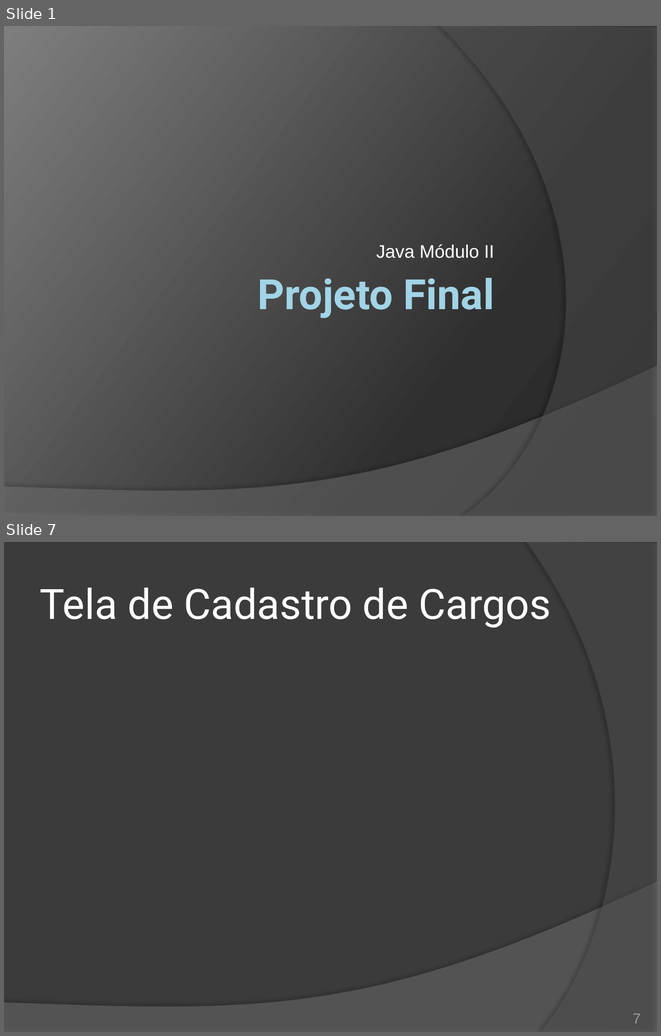
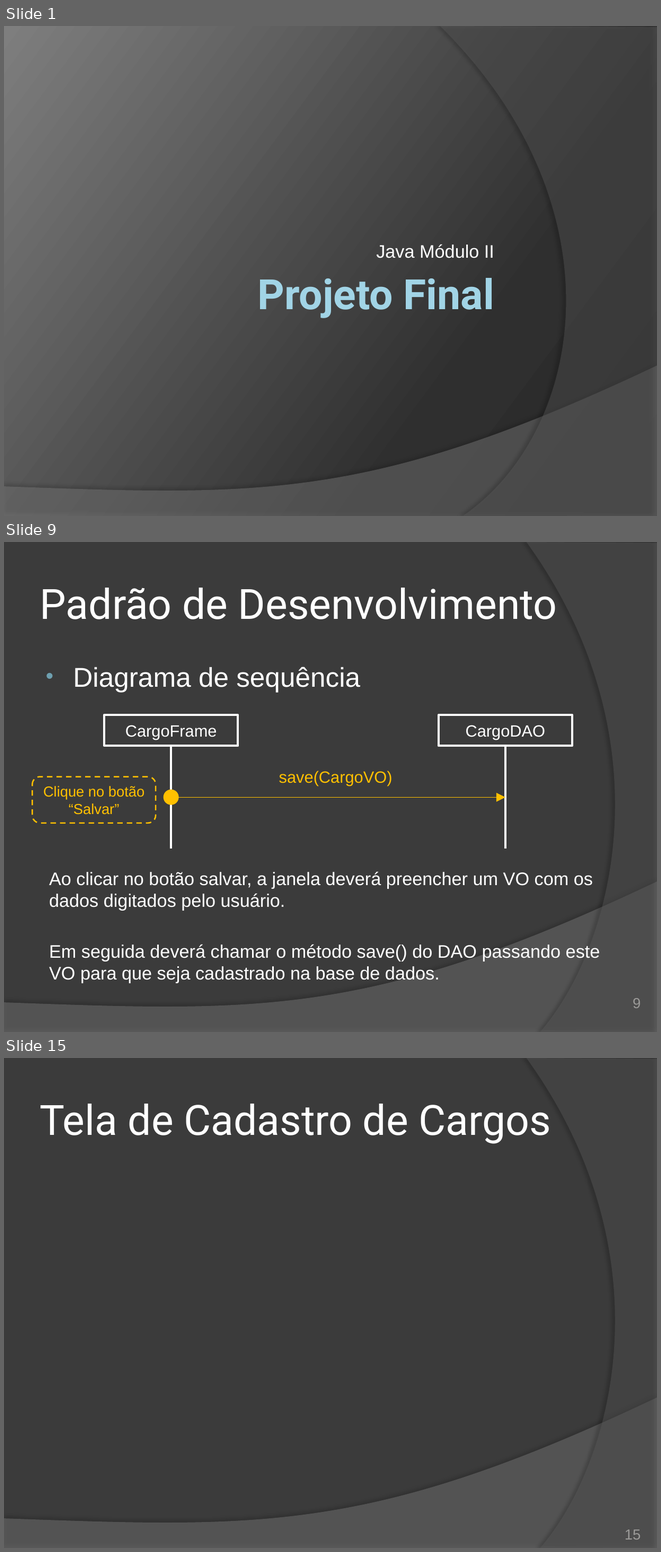
Before and after one commit to duchesqui/slzvieira-training, a slide deck: 2-Java-Programmer-Modulo-II/20.ProjetoFinal.pptx. Shown one above the other, each under a label of ours: slides 1 and 7 before the commit, slides 1, 9 and 15 after it; the slides between them are not shown. The pictures are 661x1036 and 661x1552 pixels, drawn with LibreOffice and Linux fonts; fonts in the diff are those of the drawing. Boxes give left, top, right and bottom in pixels: in the first picture for what was removed or moved away, otherwise in the second. Text is boxed around its words. In the diff, an @@ line names an element or a change of style, - is before the commit and + after.

```diff
--- a/2-Java-Programmer-Modulo-II/20.ProjetoFinal.pptx
+++ b/2-Java-Programmer-Modulo-II/20.ProjetoFinal.pptx
@@ slide 9 added at <box>4,542,657,1032</box>, background #3B3B3B; not listed: 2 template elements that a slide beside it also shows @@
@@ title added at <box>40,588,557,619</box>, 46 pt, text #FFFFFF @@
+Padrão de Desenvolvimento
@@ text added at <box>73,667,360,692</box>, 30 pt, text #FFFFFF @@
+• Diagrama de sequência
@@ rectangle added at <box>105,715,238,746</box>, outline #FFFFFF 2.25 pt, 18 pt, text #FFFFFF @@
+CargoFrame
@@ rectangle added at <box>438,715,572,746</box>, outline #FFFFFF 2.25 pt, 18 pt, text #FFFFFF @@
+CargoDAO
@@ line added from (171, 746) to (171, 848), #FFFFFF 2.25 pt @@
@@ line added from (505, 746) to (505, 848), #FFFFFF 2.25 pt @@
@@ rounded rectangle added at <box>32,776,156,823</box>, outline #FFC000 1.5 pt dashed, 16 pt, text #FFC000 @@
+Clique no botão
+“Salvar”
@@ text added at <box>279,770,392,786</box>, 18 pt, text #FFC000 @@
+save(CargoVO)
@@ ellipse added at <box>164,790,179,805</box>, fill #FFC000 @@
@@ arrow added from (171, 797) to (505, 797), #FFC000 0.75 pt @@
@@ text added at <box>49,871,600,983</box>, 20 pt, text #FFFFFF @@
+Ao clicar no botão salvar, a janela deverá preencher um VO com os dados digitados pelo usuário.
+Em seguida deverá chamar o método save() do DAO passando este VO para que seja cadastrado na base de dados.
@@ page number added at <box>633,998,641,1008</box>, 16 pt, text #9D9B9A @@
+9
@@ what was slide 7 is now slide 15 @@
@@ page number at <box>625,1529,641,1539</box>: text changed @@
-7
+15
```
Also in this commit, not shown: 4 slides changed, 8 other slides added, 1 slide removed, 6 other files.
